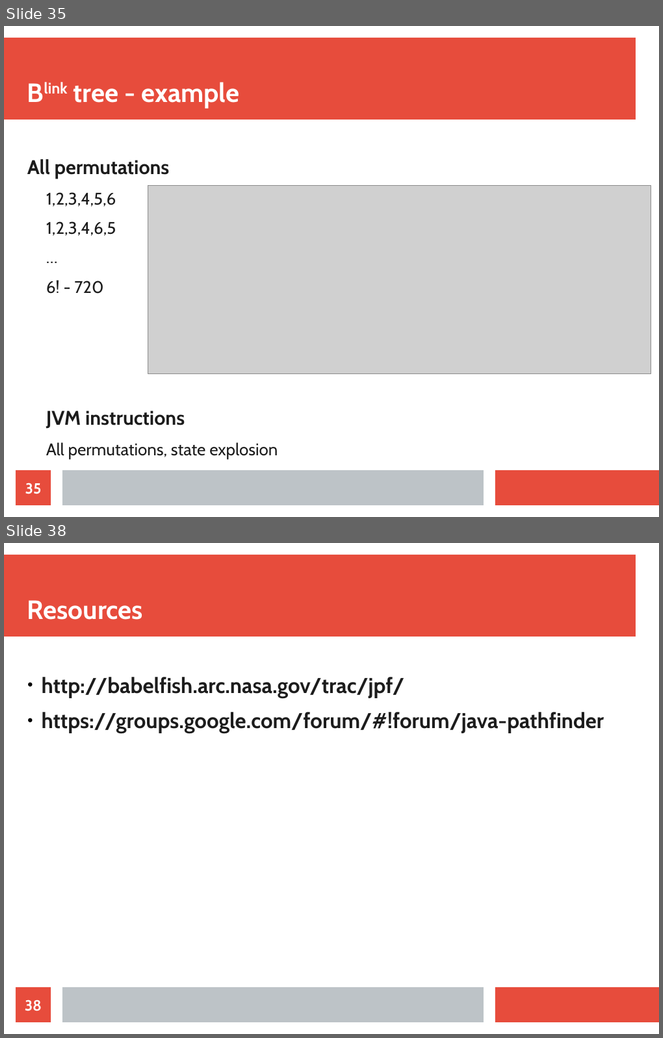
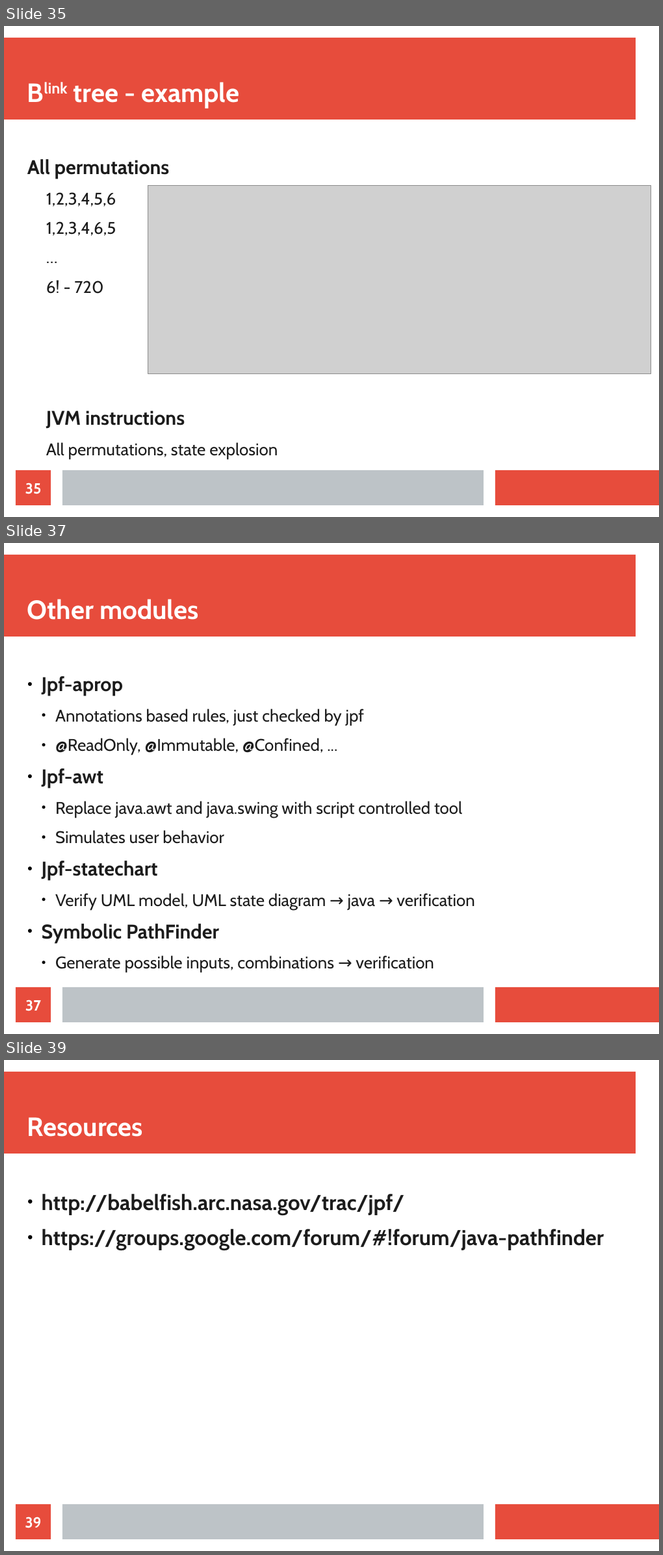
Before and after one commit to jajir/jbtree, a slide deck: jbtree/src/presentation/jbtree-0.2.odp. Shown one above the other, each under a label of ours: slides 35 and 38 before the commit, slides 35, 37 and 39 after it; the slides between them are not shown. The pictures are 663x1038 and 663x1555 pixels, drawn with LibreOffice and Linux fonts; fonts in the diff are those of the drawing; grey boxes stand for pictures. Boxes give left, top, right and bottom in pixels: in the first picture for what was removed or moved away, otherwise in the second. Text is boxed around its words. In the diff, an @@ line names an element or a change of style, - is before the commit and + after.

```diff
--- a/jbtree/src/presentation/jbtree-0.2.odp
+++ b/jbtree/src/presentation/jbtree-0.2.odp
@@ slide 37 added at [4, 543, 659, 1034], background #FFFFFF; not listed: 3 template elements that a slide beside it also shows @@
@@ title added at [27, 599, 198, 620], 32 pt, text #FFFFFF, bold @@
+Other modules
@@ text added at [42, 676, 475, 973], 20.4 pt, text #1C1C1C @@
+● Jpf-aprop
+  ● Annotations based rules, just checked by jpf
+  ● @ReadOnly, @Immutable, @Confined, ...
+● Jpf-awt
+  ● Replace java.awt and java.swing with script controlled tool
+  ● Simulates user behavior
+● Jpf-statechart
+  ● Verify UML model, UML state diagram → java → verification
+● Symbolic PathFinder
+  ● Generate possible inputs, combinations → verification
@@ page number added at [16, 988, 51, 1023], fill #E74C3C, 18 pt, text #FFFFFF, bold @@
+37
@@ what was slide 38 is now slide 39 @@
@@ page number at [25, 1517, 41, 1529]: text changed @@
-38
+39
```
Also in this commit, not shown: 3 slides changed, 1 other slide added, 1 slide removed.
